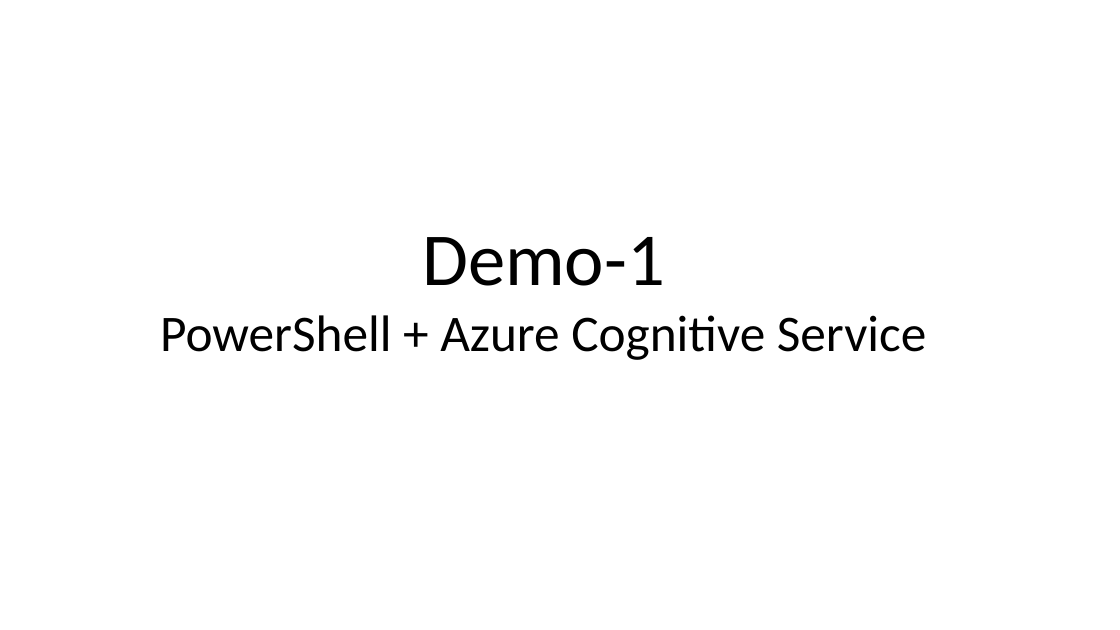
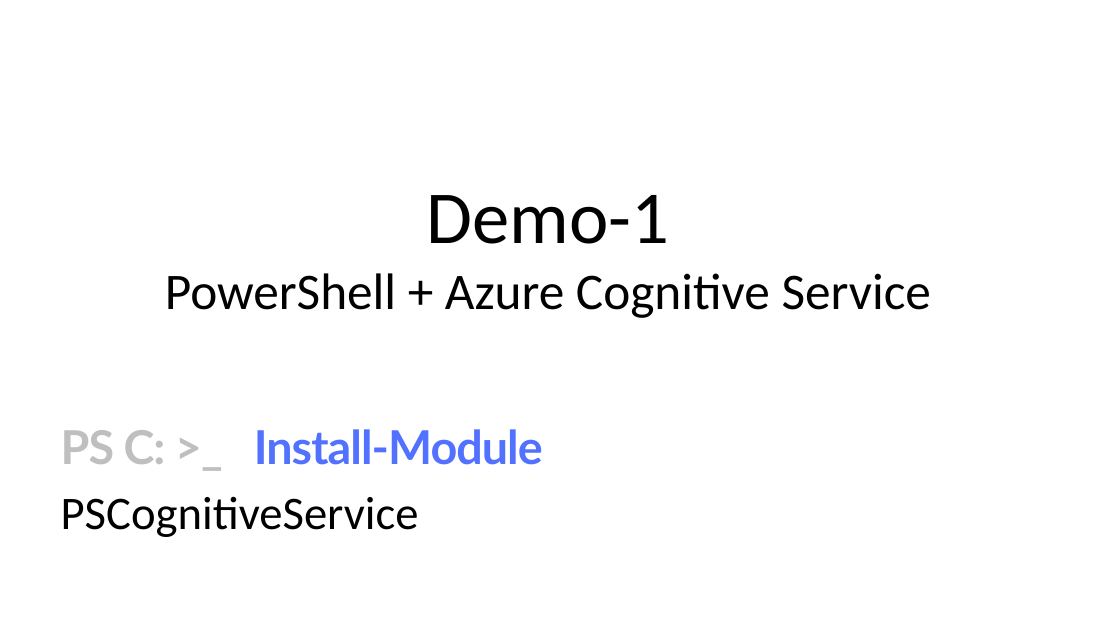
Before and after one commit to PrateekKumarSingh/Presentations, a slide deck: slide 9 of Power-of-the-Console/ppt/Power-of-the-console.pptx (slide 5 before the commit). Drawn at 1120x630 pixels with LibreOffice and Linux fonts; fonts in the diff are those of the drawing; background and template pictures are left out. Boxes give left, top, right and bottom in pixels: in the first picture for what was removed or moved away, otherwise in the second. Text is boxed around its words. In the diff, an @@ line names an element or a change of style, - is before the commit and + after.

```diff
--- a/Power-of-the-Console/ppt/Power-of-the-console.pptx
+++ b/Power-of-the-Console/ppt/Power-of-the-console.pptx
@@ text "Demo-1": place and size @@
-text "Demo-1" at (160, 237, 926, 360)
+text "Demo-1" at (165, 195, 931, 318)
@@ text added at (61, 429, 543, 537), 60 pt, text #000000, bold @@
+PS C: >_ Install-Module PSCognitiveService
```
Also in this commit, not shown: 3 other slides changed, 8 slides added, 3 slides removed, 41 other files.
